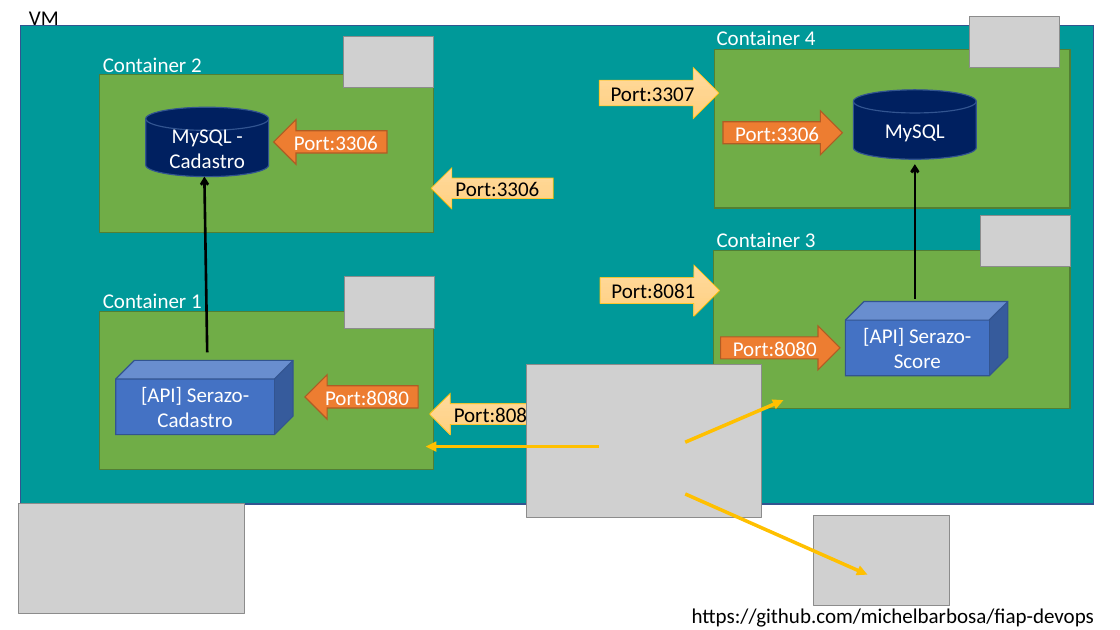
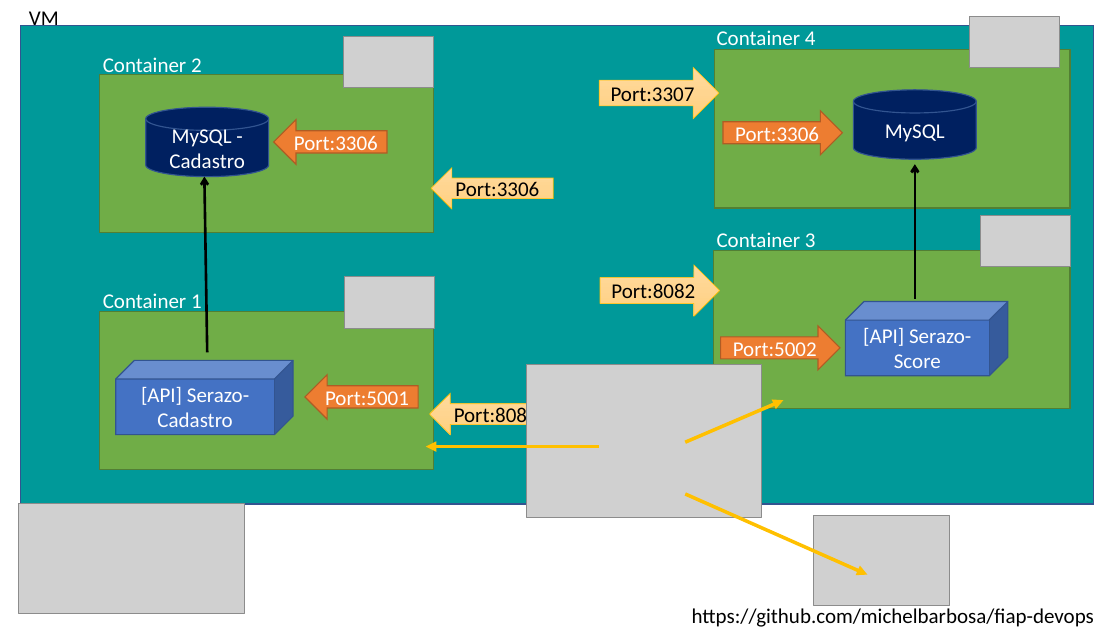
Before and after one commit to michelbarbosa/fiap-devops, a slide deck: slide 2 of Serazo-Devops.pptx. Drawn at 1120x630 pixels with LibreOffice and Linux fonts; fonts in the diff are those of the drawing; grey boxes stand for pictures. Boxes give left, top, right and bottom in pixels: in the first picture for what was removed or moved away, otherwise in the second. Text is boxed around its words. In the diff, an @@ line names an element or a change of style, - is before the commit and + after.

Commit message:
correção dos ips

```diff
--- a/Serazo-Devops.pptx
+++ b/Serazo-Devops.pptx
@@ text in right arrow at [611,283,695,305]: text changed @@
-Port:8081
+Port:8082
@@ text in right arrow at [733,342,817,362]: text changed @@
-Port:8080
+Port:5002
@@ text in left arrow at [325,391,409,411]: text changed @@
-Port:8080
+Port:5001
```
